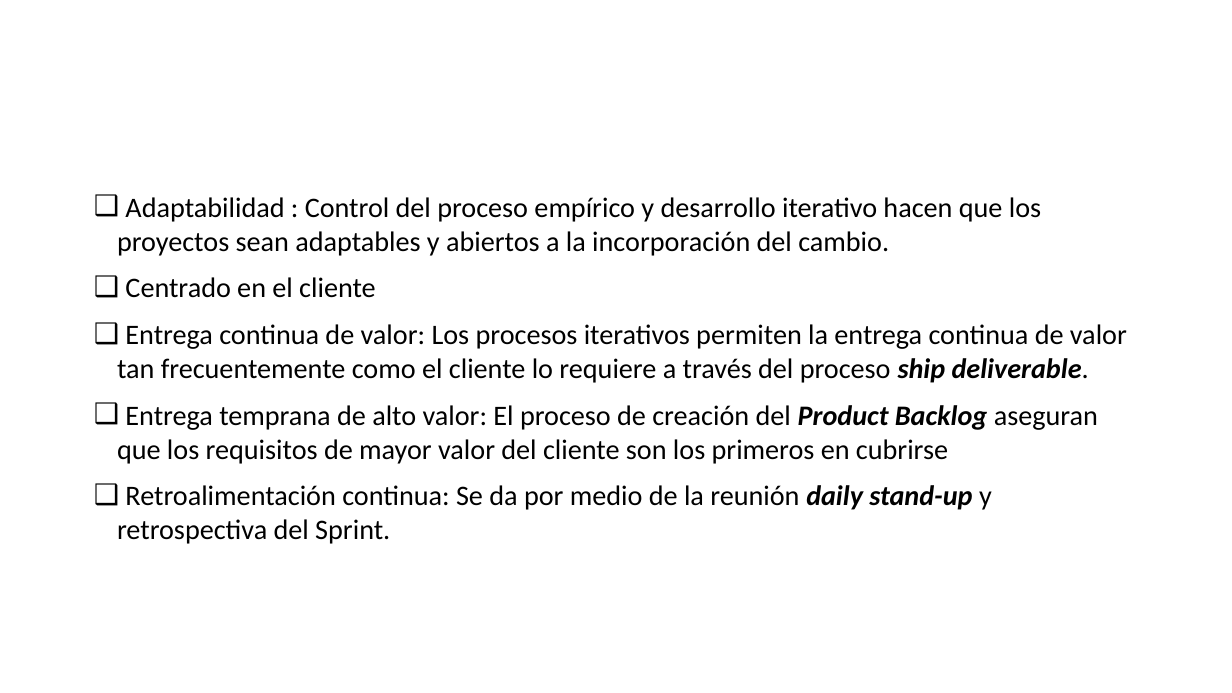
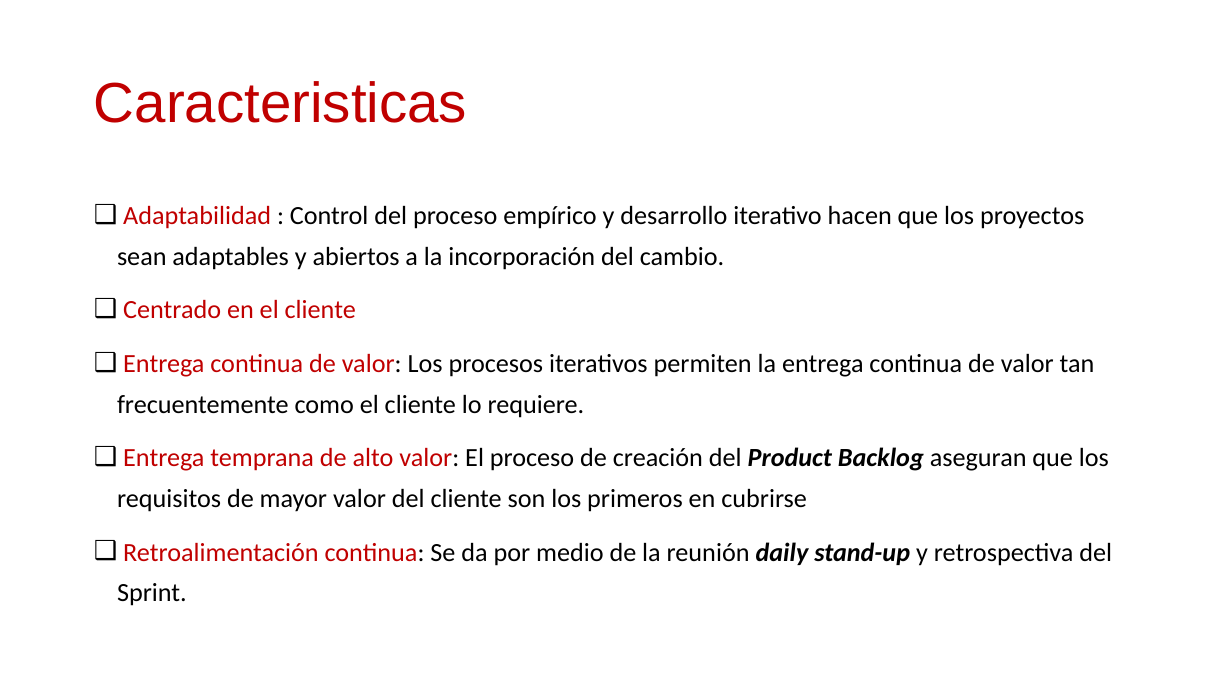
Before and after one commit to daniiel/cursos, a slide deck: slide 25 of Scrum/introduccion a scrum.pptx (slide 27 before the commit). Drawn at 1232x693 pixels with LibreOffice and Linux fonts; fonts in the diff are those of the drawing. Boxes give left, top, right and bottom in pixels: in the first picture for what was removed or moved away, otherwise in the second. Text is boxed around its words. In the diff, an @@ line names an element or a change of style, - is before the commit and + after.

```diff
--- a/Scrum/introduccion a scrum.pptx
+++ b/Scrum/introduccion a scrum.pptx
@@ title added at (94, 81, 467, 123), 44 pt, text #C00000 @@
+Caracteristicas
@@ text at (117, 205, 1112, 606): size 22 to 20.4 pt in "Adaptabilidad : Control del proceso empírico y ...", "Centrado en el cliente", "Entrega temprana de alto valor: El proceso ...", "Retroalimentación continua: Se da por medio de ..."; text colour #000000 to #C00000 in "Adaptabilidad", "Centrado en el cliente", "Entrega temprana de alto valor:", "Retroalimentación continua:"; line spacing 1 to 1.3 @@
@@ text at (117, 353, 1095, 418): text changed; size 22 to 20.4 pt @@
-❑ Entrega continua de valor: Los procesos iterativos permiten la entrega continua de valor tan frecuentemente como el cliente lo requiere a través del proceso ship deliverable.
+❑ Entrega continua de valor: Los procesos iterativos permiten la entrega continua de valor tan frecuentemente como el cliente lo requiere.
```
Also in this commit, not shown: 16 other slides changed, 2 slides removed, 4 other files.
